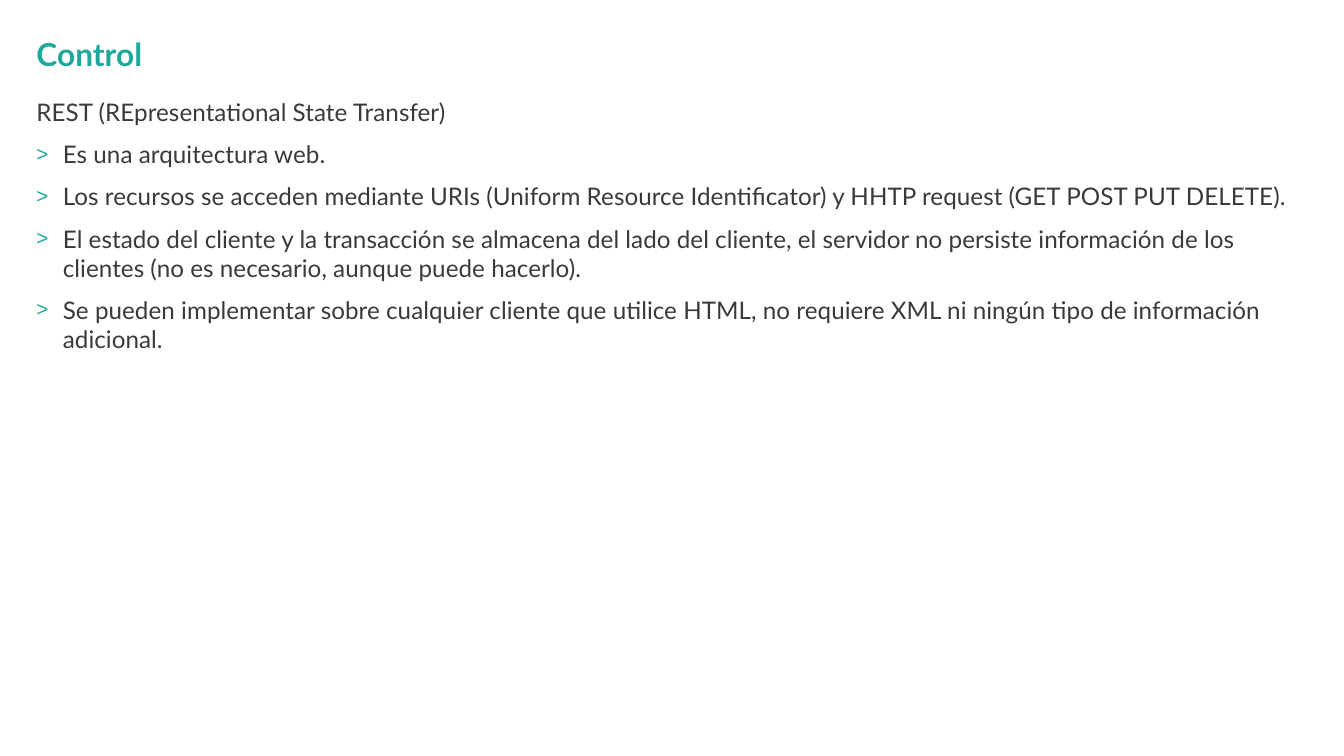
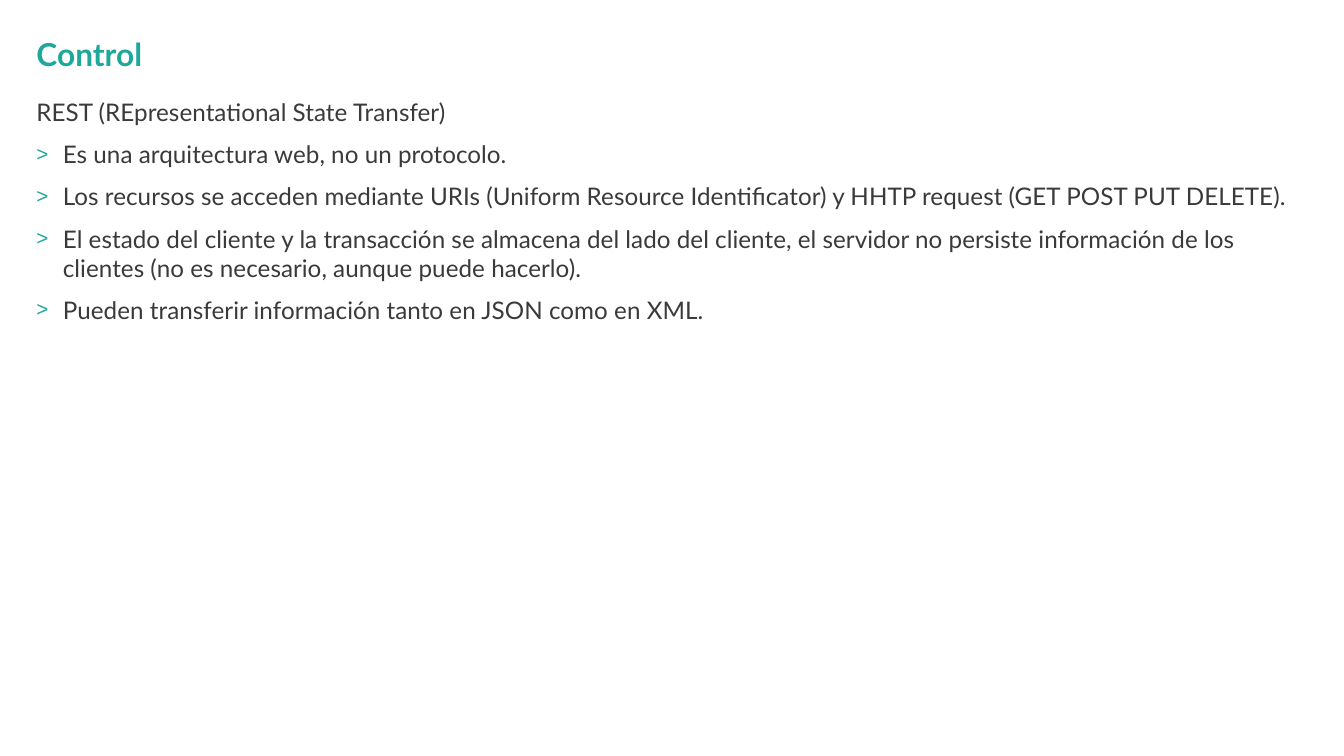
Before and after one commit to hexacta/HexactaLabs-Java, a slide deck: slide 6 of documentacion/HexactaLabs-ExplicacionApp.pptx (slide 7 before the commit). Drawn at 1344x756 pixels with LibreOffice and Linux fonts; fonts in the diff are those of the drawing; background and template pictures are left out. Boxes give left, top, right and bottom in pixels: in the first picture for what was removed or moved away, otherwise in the second. Text is boxed around its words. In the diff, an @@ line names an element or a change of style, - is before the commit and + after.

```diff
--- a/documentacion/HexactaLabs-ExplicacionApp.pptx
+++ b/documentacion/HexactaLabs-ExplicacionApp.pptx
@@ text at [63, 145, 506, 167]: text changed @@
-> Es una arquitectura web.
+> Es una arquitectura web, no un protocolo.
@@ text at [63, 301, 704, 319]: text changed @@
-> Se pueden implementar sobre cualquier cliente que utilice HTML, no requiere XML ni ningún tipo de información adicional.
+> Pueden transferir información tanto en JSON como en XML.
```
Also in this commit, not shown: 1 other slide changed, 1 slide added, 7 slides removed.
